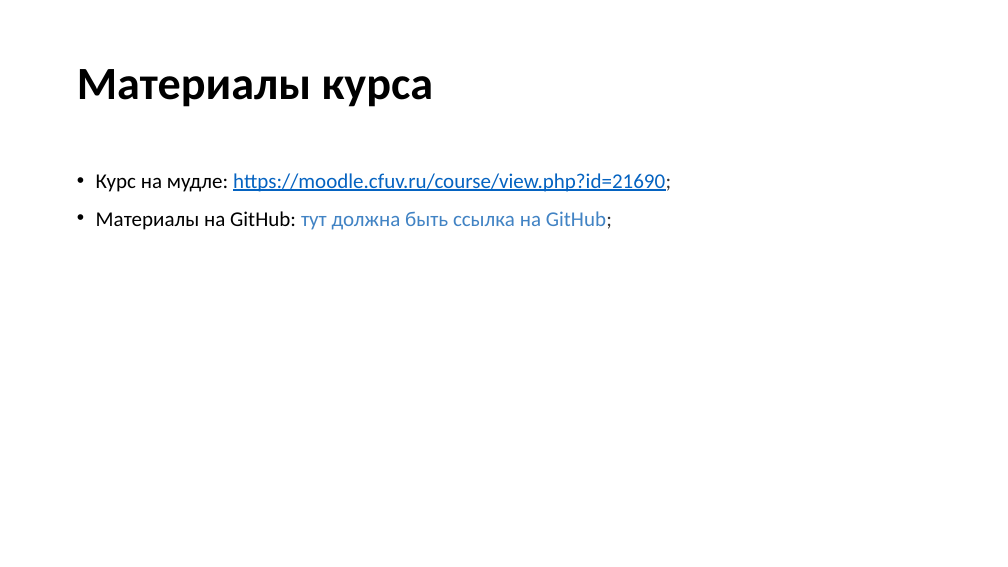
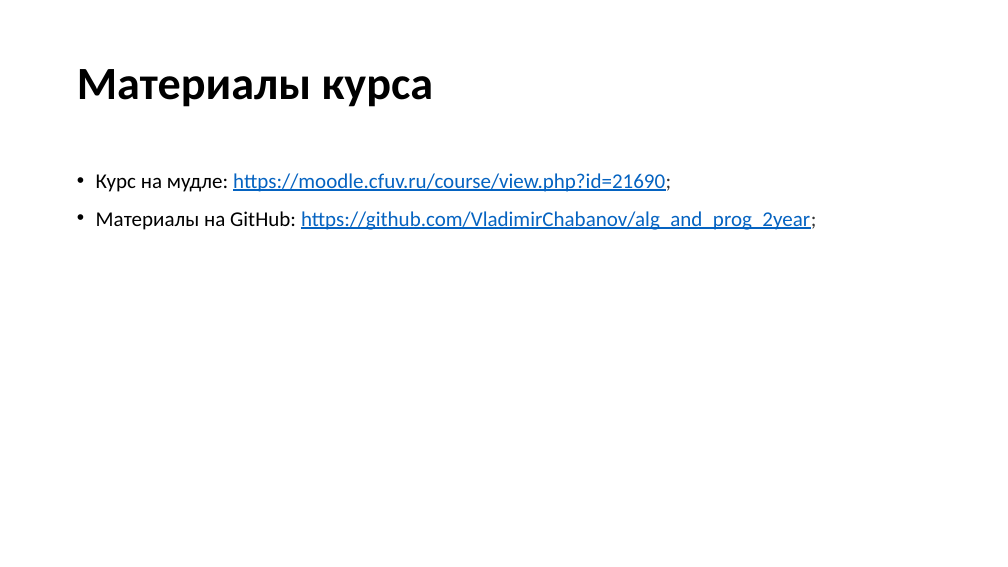
Before and after one commit to VladimirChabanov/alg_and_prog_2year, a slide deck: slide 5 of 01_lectures/lecture_01/presentation.pptx. Drawn at 1008x567 pixels with LibreOffice and Linux fonts; fonts in the diff are those of the drawing. Boxes give left, top, right and bottom in pixels: in the first picture for what was removed or moved away, otherwise in the second. Text is boxed around its words. In the diff, an @@ line names an element or a change of style, - is before the commit and + after.

```diff
--- a/01_lectures/lecture_01/presentation.pptx
+++ b/01_lectures/lecture_01/presentation.pptx
@@ text at (x1=96, y1=211, x2=816, y2=230): text changed; text colour #4183C4 to #0563C1 @@
-• Материалы на GitHub: тут должна быть ссылка на GitHub;
+• Материалы на GitHub: https://github.com/VladimirChabanov/alg_and_prog_2year;
```
Also in this commit, not shown: 5 other slides changed, 3 slides added.
